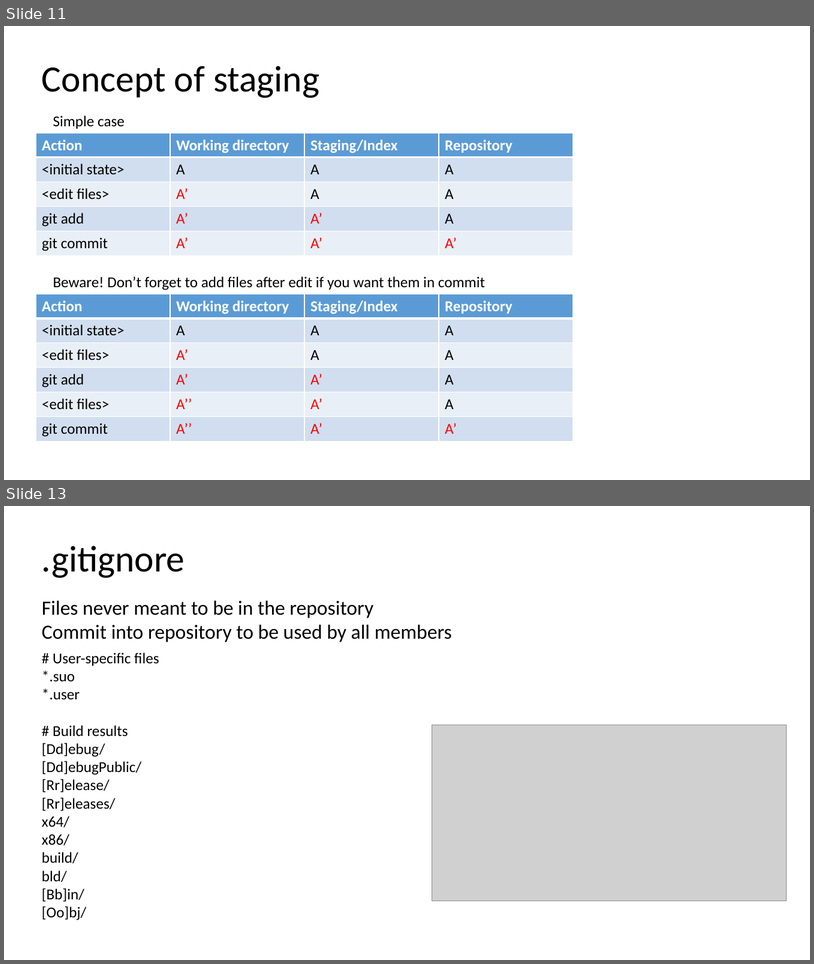
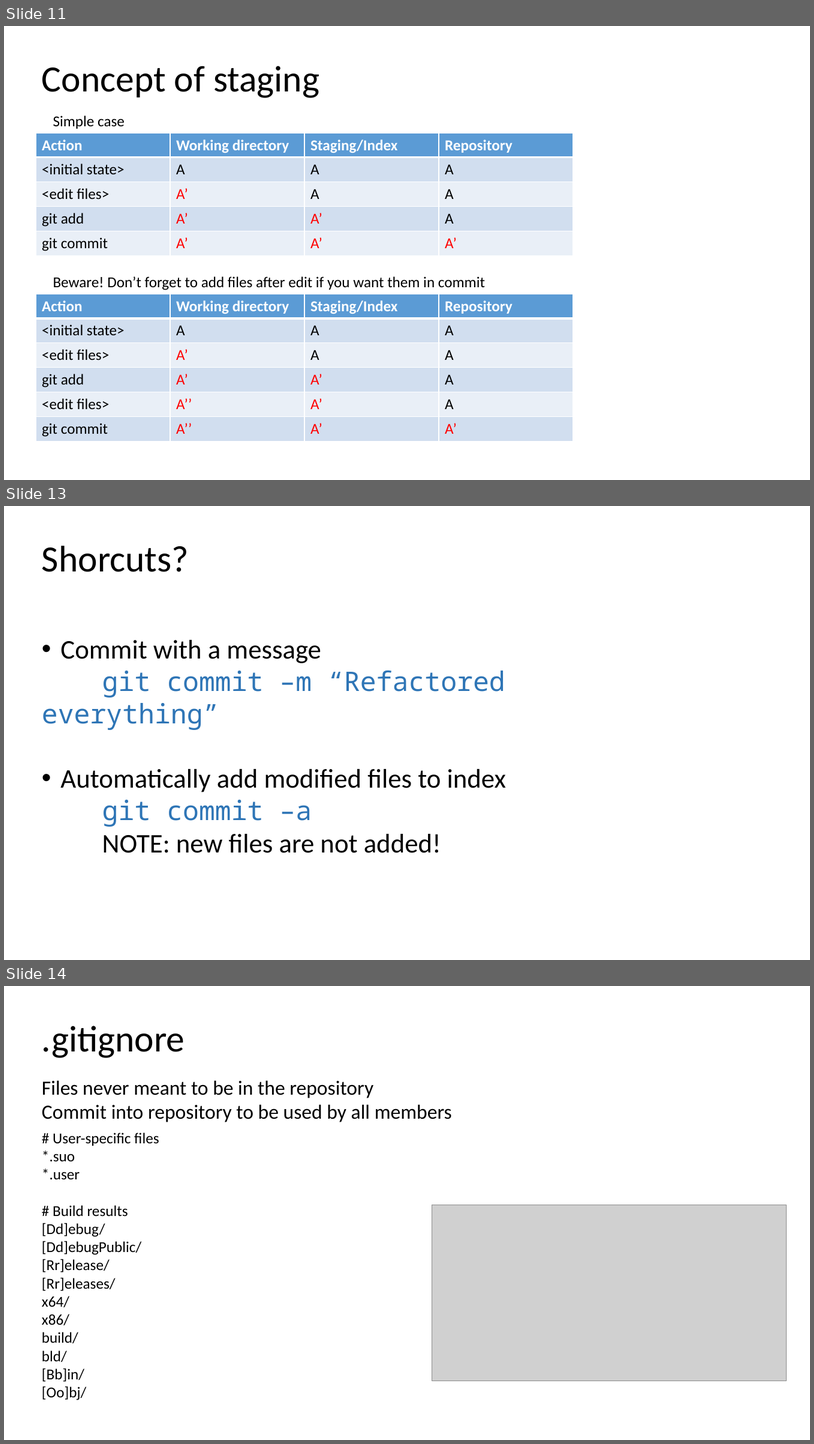
Before and after one commit to ogvolkov/git-101, a slide deck: git101.pptx. Shown one above the other, each under a label of ours: slides 11 and 13 before the commit, slides 11, 13 and 14 after it; the slides between them are not shown. The pictures are 814x964 and 814x1444 pixels, drawn with LibreOffice and Linux fonts; fonts in the diff are those of the drawing; grey boxes stand for pictures. Boxes give left, top, right and bottom in pixels: in the first picture for what was removed or moved away, otherwise in the second. Text is boxed around its words. In the diff, an @@ line names an element or a change of style, - is before the commit and + after.

```diff
--- a/git101.pptx
+++ b/git101.pptx
@@ slide 13 added at box(4, 506, 810, 960), background #FFFFFF @@
@@ text added at box(42, 546, 189, 572), 44 pt, text #000000 @@
+Shorcuts?
@@ text added at box(42, 640, 506, 853), 32 pt, text #000000 @@
+• Commit with a message
+git commit –m “Refactored everything”
+• Automatically add modified files to index
+git commit –a
+NOTE: new files are not added!
@@ what was slide 13 is now slide 14 @@
```
Also in this commit, not shown: 2 slides changed, 7 other slides added.
